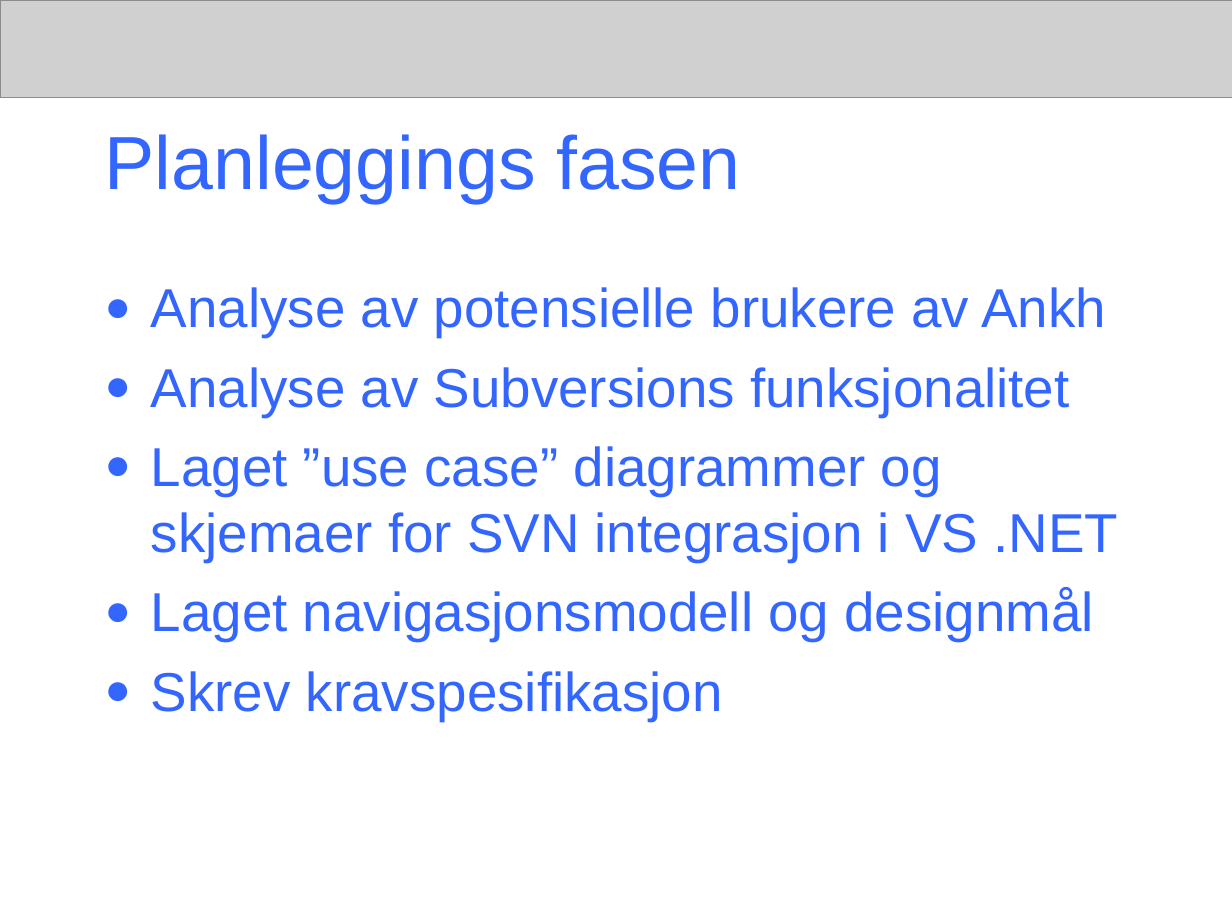
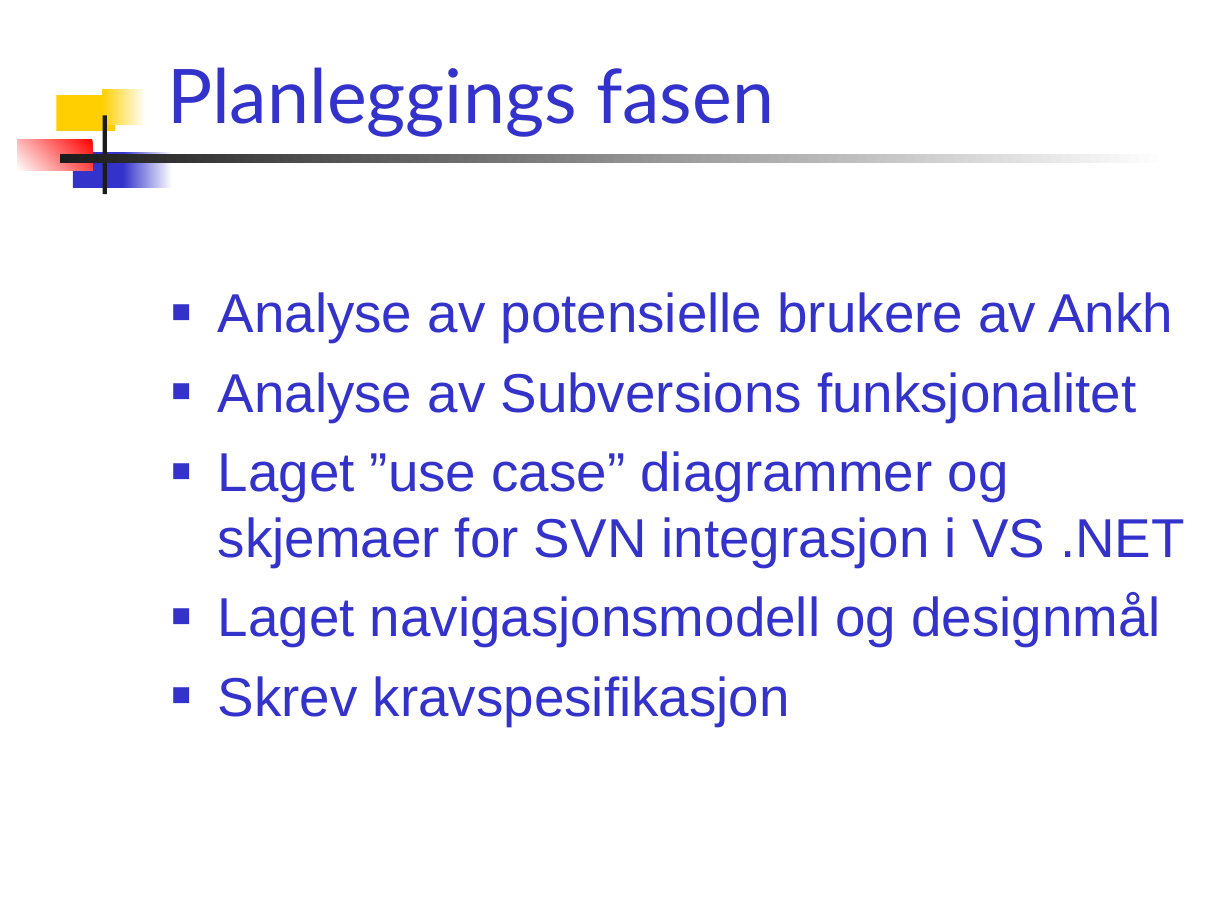
Before and after one commit to PhilJollans/AnkhSVN2019, a slide deck: slide 16 of doc/powerpoint/Subversion_addin_for_VS.NET.ppt. Drawn at 1232x924 pixels with LibreOffice and Linux fonts; fonts in the diff are those of the drawing; grey boxes stand for pictures. Boxes give left, top, right and bottom in pixels: in the first picture for what was removed or moved away, otherwise in the second. Text is boxed around its words. In the diff, an @@ line names an element or a change of style, - is before the commit and + after.

Commit message:
* Changed the layout back to a template.   Change the template if you want to make changes such as font, colour, bg image. * Added image of the work schedule. * Removed the banner. * Changed some text, and fixed typos.

```diff
--- a/doc/powerpoint/Subversion_addin_for_VS.NET.ppt
+++ b/doc/powerpoint/Subversion_addin_for_VS.NET.ppt
@@ picture removed at (0, 0, 1232, 97) @@
@@ title "Planleggings fasen": place and size @@
-title "Planleggings fasen" at (105, 134, 741, 203)
+title "Planleggings fasen" at (167, 67, 774, 136)
@@ title "Planleggings fasen" at (167, 67, 774, 136): font Arial to Lato, text colour #3366FF to #3333CC; vertical alignment middle to bottom @@
@@ rectangle added at (102, 89, 147, 124), fill gradient #FFFFFF to #FFCF01 @@
@@ rectangle added at (57, 95, 116, 131), fill #FFCF01 @@
@@ rectangle added at (102, 116, 106, 195), fill #1C1C1C @@
@@ rectangle added at (17, 139, 92, 171), fill gradient #FF0000 to #FFFFFF @@
@@ rectangle added at (59, 154, 1168, 164), fill gradient #FFFFFF to #1C1C1C @@
@@ rectangle added at (73, 152, 129, 187), fill #3333CC @@
@@ rectangle added at (123, 152, 172, 187), fill gradient #FFFFFF to #3333CC @@
@@ text "Analyse av potensielle brukere av ...": place and size @@
-text "Analyse av potensielle brukere av ..." at (151, 287, 1118, 721)
+text "Analyse av potensielle brukere av ..." at (218, 292, 1185, 726)
@@ text "Analyse av potensielle brukere av ..." at (218, 292, 1185, 726): text colour #3366FF to #3333CC; bullet ● to ■; bullet colour #3366FF to #3333CC @@
```
Also in this commit, not shown: 20 other slides changed, 1 slide added, 1 slide removed.
